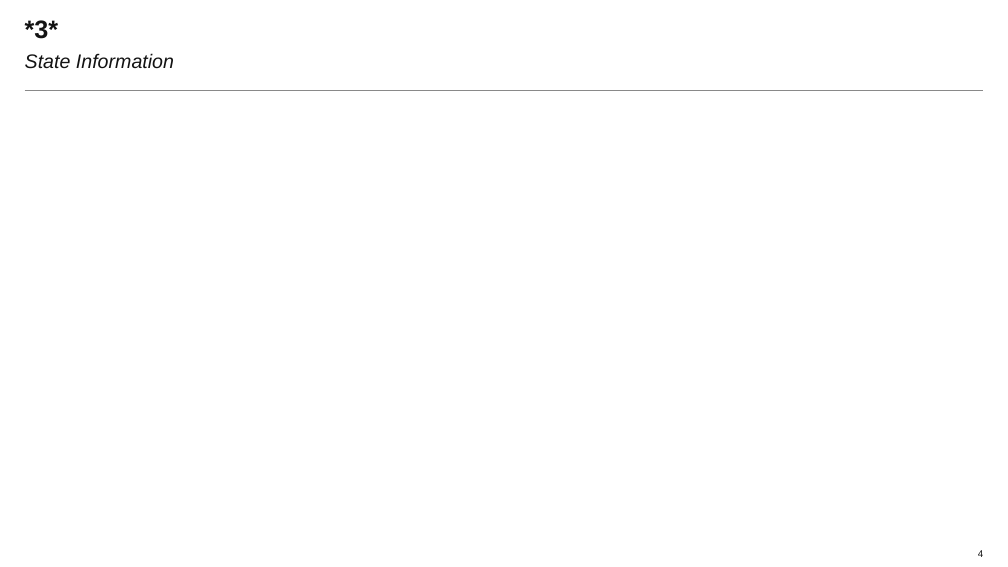
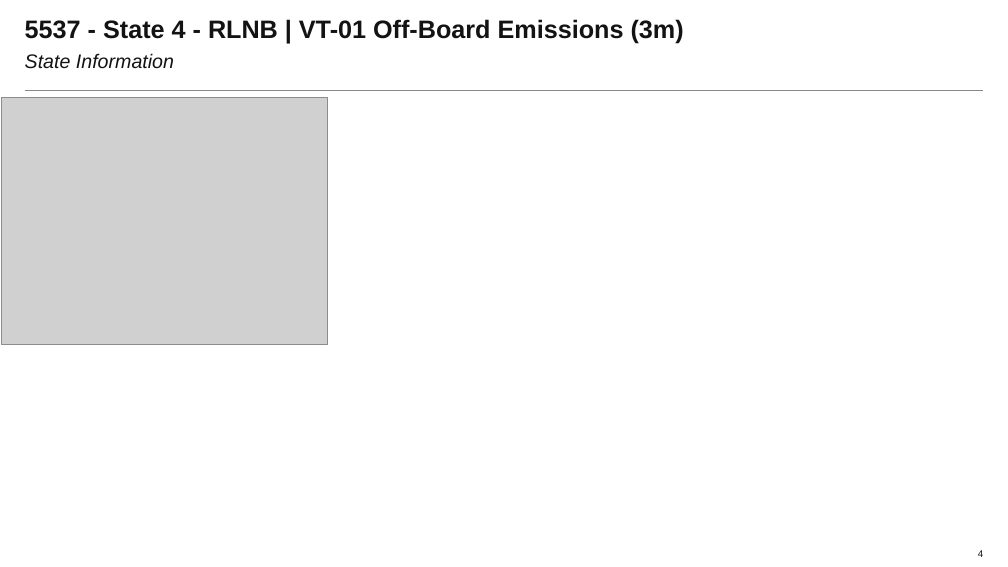
Before and after one commit to Laurapaws/graphGrabber, a slide deck: slide 4 of newDeck.pptx. Drawn at 1008x567 pixels with LibreOffice and Linux fonts; fonts in the diff are those of the drawing; grey boxes stand for pictures; background and template pictures are left out. Boxes give left, top, right and bottom in pixels: in the first picture for what was removed or moved away, otherwise in the second. Text is boxed around its words. In the diff, an @@ line names an element or a change of style, - is before the commit and + after.

```diff
--- a/newDeck.pptx
+++ b/newDeck.pptx
@@ title at (25,19,684,43): text changed @@
-*3*
+5537 - State 4 - RLNB | VT-01 Off-Board Emissions (3m)
@@ picture added at (1,98,328,344) @@
```
Also in this commit, not shown: 3 other slides changed, 2 other files.
